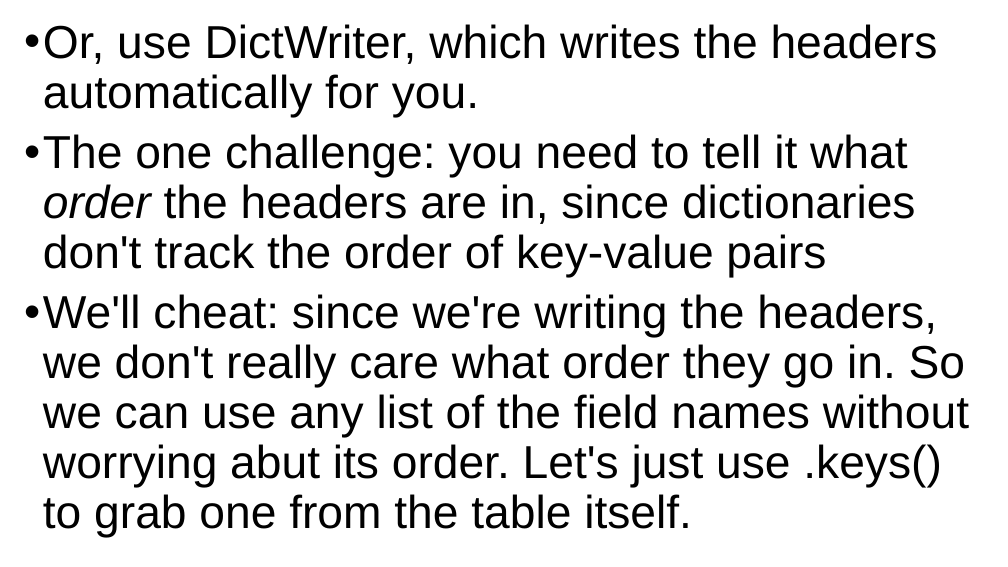
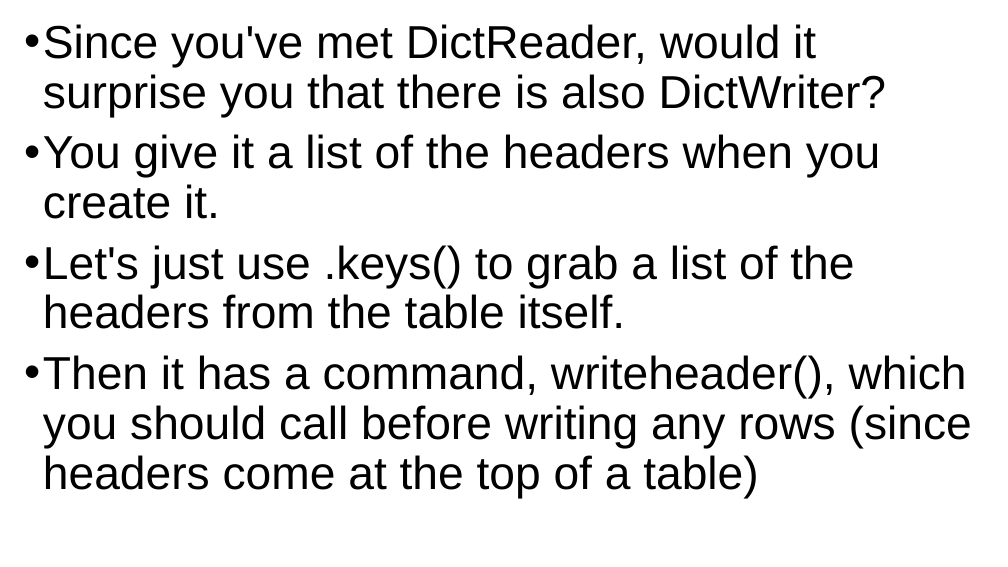
Before and after one commit to grimmelm/ctech404, a slide deck: slide 61 of ctech403/module_4/CTECH403 Module 4 - CSVs.pptx. Drawn at 1008x567 pixels with LibreOffice and Linux fonts; fonts in the diff are those of the drawing. Boxes give left, top, right and bottom in pixels: in the first picture for what was removed or moved away, otherwise in the second. Text is boxed around its words. In the diff, an @@ line names an element or a change of style, - is before the commit and + after.

```diff
--- a/ctech403/module_4/CTECH403 Module 4 - CSVs.pptx
+++ b/ctech403/module_4/CTECH403 Module 4 - CSVs.pptx
@@ text at (43, 24, 972, 498): text changed @@
-• Or, use DictWriter, which writes the headers automatically for you.
-• The one challenge: you need to tell it what order the headers are in, since dictionaries don't track the order of key-value pairs
-• We'll cheat: since we're writing the headers, we don't really care what order they go in. So we can use any list of the field names without worrying abut its order. Let's just use .keys() to grab one from the table itself.
+• Since you've met DictReader, would it surprise you that there is also DictWriter?
+• You give it a list of the headers when you create it.
+• Let's just use .keys() to grab a list of the headers from the table itself.
+• Then it has a command, writeheader(), which you should call before writing any rows (since headers come at the top of a table)
```
Also in this commit, not shown: 7 other slides changed, 2 slides added, 1 slide removed, 23 other files.
